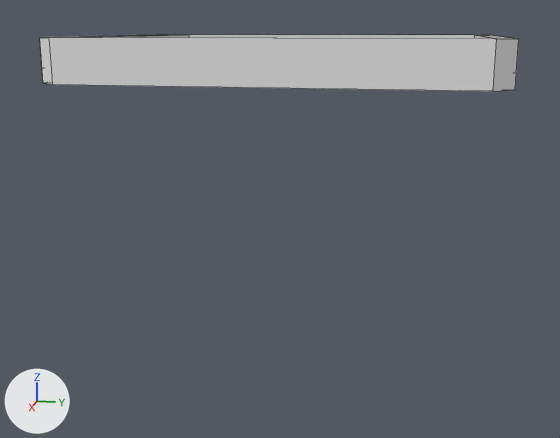
Renders of the Blender file case.blend from each side of a commit.
One viewpoint serves both versions: a camera (50 mm lens) standing at (126.2, 21.5, 6.4) and looking at (21.8, 0.6, -19.7). The axes (+X, +Y, +Z) are drawn at lower left. The lights are the same throughout. Mesh edges are drawn as thin lines.

The scene before the commit, as lines of its bpy script (objects in view):
```python
me_cube = bpy.data.meshes.new('Cube')
me_cube.from_pydata(...)  # 44 vertices, 30 faces; spans x -1.0..1.1, y -1.1..1.1, z -1.0..5.0
me_cube.materials.append(mat_material)  # white #e7e7e7
# before: 0 (1.0, 1.0, -1.0), 1 (-1.0, -1.0, -1.0), 2 (-1.0, 1.0, -1.0), 5 (-1.0, -1.0, 1.0), 6 (-1.0, 1.0, 1.0)
# before: 7 (1.0, -1.1, -1.0) at pixel (43, 83), 8 (-1.0, -1.1, -1.0), 17 (1.1, 1.0, -1.0) at pixel (493, 91), 18 (1.1, -1.0, -1.0) at pixel (52, 84), 25 (1.0, 1.1, -1.0) at pixel (515, 89)
# before: 26 (-1.0, 1.1, -1.0)
ob_cube = bpy.data.objects.new('Cube', me_cube)
ob_cube.location = (-0.1, 0.0, 0.3)
ob_cube.scale = (28.0, 28.0, 1.0)
_m = ob_cube.modifiers.new('Mirror', 'MIRROR')
```
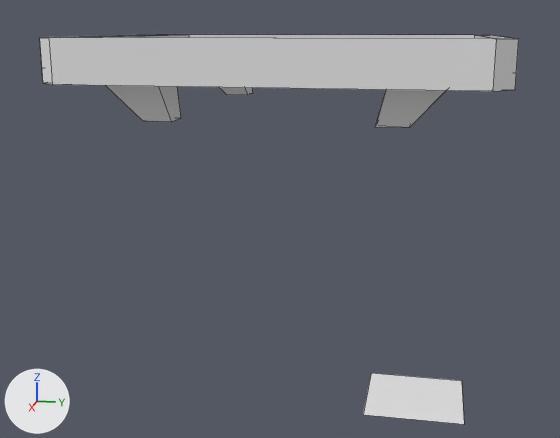
Pixel boxes (x1, y1, x2, y2) of what changed, in the pictures (560 x 438 px):
```json
{"object": "Cube", "change": "reshaped", "before": [40, 34, 519, 91], "after": [40, 34, 519, 128], "on screen": "64% taller"}
{"object": "Plane", "change": "added", "after": [363, 373, 464, 424]}
{"part": 1, "of": "me_cube", "change": "built on", "after": [106, 85, 446, 128]}
```

Edits to the scene script, one JSON object a line:
```json
{"block": "me_cube", "where": "me_cube.from_pydata(...)  # 44 vertices, 30 faces; spans x -1.0..1.1, y -1.1..1.1, z -1.0..5.0"}
{"block": "me_cube", "where": "# used by ob_cube; location = (-0.1, 0.0, 0.3); scale = (28.0, 28.0, 1.0)"}
{"block": "me_cube", "where": "# verts and faces of me_cube; kept vertices keep their numbers, new ones are numbered from 44"}
{"block": "me_cube", "change": "me_cube part 1"}
{"op": "add", "block": "me_cube", "code": "delete_faces([(0, 17, 18, 7, 8, 1, 5, 6, 2, 26, 25)])"}
{"op": "add", "block": "me_cube", "code": "verts[44] = (0.92, -0.83, -1.0)"}
{"op": "add", "block": "me_cube", "code": "verts[45] = (0.64, -0.83, -1.0)"}
{"op": "add", "block": "me_cube", "code": "verts[46] = (0.94, 0.54, -1.0)"}
{"op": "add", "block": "me_cube", "code": "verts[47] = (0.66, 0.54, -1.0)"}
{"op": "add", "block": "me_cube", "code": "for new, old in zip([*range(48, 52)], [*range(44, 48)]): verts[new] = verts[old] + (0.0, 0.28, 0.0)"}
{"op": "add", "block": "me_cube", "code": "verts[52] = (0.72, -0.5, -6.25)  # pixel (180, 118)"}
{"op": "add", "block": "me_cube", "code": "verts[53] = (0.72, -0.65, -6.25)"}
{"op": "add", "block": "me_cube", "code": "verts[54] = (0.73, 0.65, -6.25)"}
{"op": "add", "block": "me_cube", "code": "for new, old in zip([55, 56, 57], [52, 53, 54]): verts[new] = verts[old] + (0.15, 0.0, 0.0)"}
{"op": "add", "block": "me_cube", "code": "verts[58] = (0.92, 0.82, -1.0)"}
{"op": "add", "block": "me_cube", "code": "verts[59] = (0.86, 0.54, -1.0)"}
{"op": "add", "block": "me_cube", "code": "verts[60] = (0.84, 0.49, -6.25)  # pixel (375, 125)"}
{"op": "add", "block": "me_cube", "code": "verts[61] = (0.89, 0.49, -6.25)  # pixel (374, 126)"}
{"op": "add", "block": "me_cube", "code": "verts[62] = (0.89, 0.65, -6.25)  # pixel (409, 127)"}
{"op": "add", "block": "me_cube", "code": "verts[63] = (0.73, 0.49, -6.25)"}
{"op": "add", "block": "me_cube", "code": "faces += [(47, 51, 54, 63), (0, 58, 51, 47, 59, 49, 45, 44, 18, 7, 8, 1, 5, 6, 2, 26, 25), (44, 45, 53, 56), (45, 49, 52, 53), (48, 55, 52, 49), (44, 56, 55, 48)]"}
{"op": "add", "block": "me_cube", "code": "faces += [(52, 55, 56, 53), (0, 17, 18, 44, 48, 49, 59, 46, 50, 58), (51, 58, 57, 54), (57, 62, 61, 60), (54, 57, 60, 63), (47, 63, 60, 59)]"}
{"op": "add", "block": "me_cube", "code": "faces += [(50, 62, 57, 58), (46, 61, 62, 50), (46, 59, 60, 61)]"}
{"op": "add", "block": "me_plane", "code": ["me_plane = bpy.data.meshes.new('Plane')", "me_plane.from_pydata([(-1000.0, -1000.0, 0.0), (1000.0, -1000.0, 0.0), (-1000.0, 1000.0, 0.0), (1000.0, 1000.0, 0.0)], [], [(0, 1, 3, 2)])"]}
{"op": "add", "block": "ob_plane", "code": ["ob_plane = bpy.data.objects.new('Plane', me_plane)", "ob_plane.location = (65.7, 20.8, -23.4)", "ob_plane.scale = (0.00392, 0.00392, 0.00392)"]}
```
